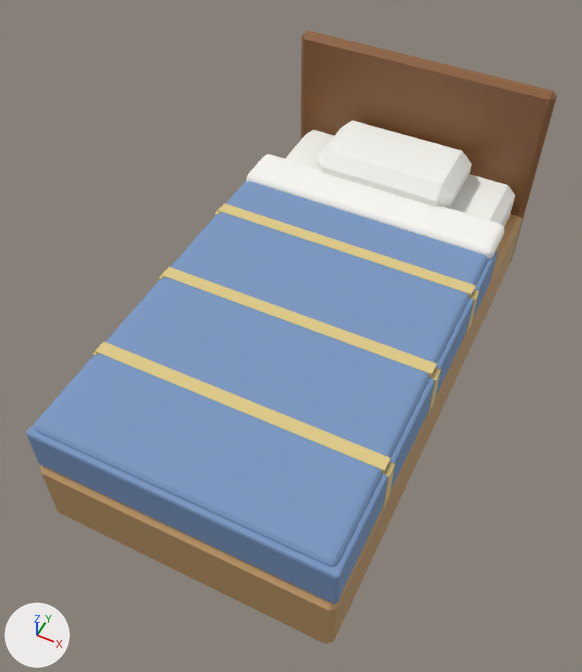
One commit to the glTF model assets/models/apartment/bed.glb: the scene before it, then after it.
The view is the same before and after, from a 50 mm camera at (0.87, -1.96, 2.71) aimed at (-0.03, -0.15, 0.44). The lights are fixed; the arrows at lower left show +X, +Y and +Z. The older version comes first. Vertices at exactly the same position are counted once.

Names of what the first picture shows: 'bed'.
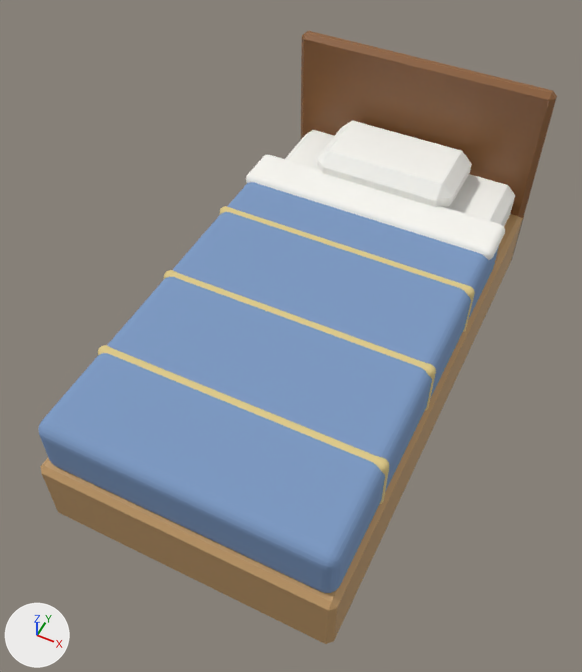
What differs and where, as boxes (x1, y1, x2, y2) in the pictures (582 x 672 px):
'bed', reshaped: before (26, 31, 557, 644); after (38, 31, 557, 644)
part 1 of me_cube_073, rebuilt (6% taller): before (36, 181, 489, 567); after (38, 182, 499, 593)
part 2 of me_cube_073, deleted (blue): before (26, 427, 343, 604)
part 3 of me_cube_073, cut back: before (32, 158, 504, 595); after (98, 155, 505, 504)

What changed in the scene script:
```text
Change me_cube_073:
    used by ob_bed; location = (0.0, 0.0, 0.0)
    remove me_cube_073.from_pydata(...)  # 512 vertices, 952 faces; spans x -0.55..0.55, y -1.02..1.03, z 0.1..1.0
    add me_cube_073.from_pydata(...)  # 1022 vertices, 2008 faces; spans x -0.55..0.55, y -1.02..1.03, z 0.1..1.0
    me_cube_073 part 1: the loose piece of 80 vertices spanning x -0.53..0.53, y -1.0..0.5, z 0.56..0.61 is rebuilt with 216 vertices and now spans x -0.54..0.54, y -1.0..0.62, z 0.38..0.61
    me_cube_073 part 2: the loose piece of 56 vertices spanning x -0.55..0.55, y -1.01..-0.98, z 0.4..0.59 is deleted
    me_cube_073 part 3: 4 vertices moved from x -0.54..0.54, y 0.42..0.62, z 0.6 to x -0.54..0.54, y 0.43..0.61, z 0.61; 184 vertices removed from x -0.55..0.55, y -1.0..0.62, z 0.4..0.62; 614 vertices added at x -0.54..0.54, y -0.64..0.62, z 0.37..0.62
```
